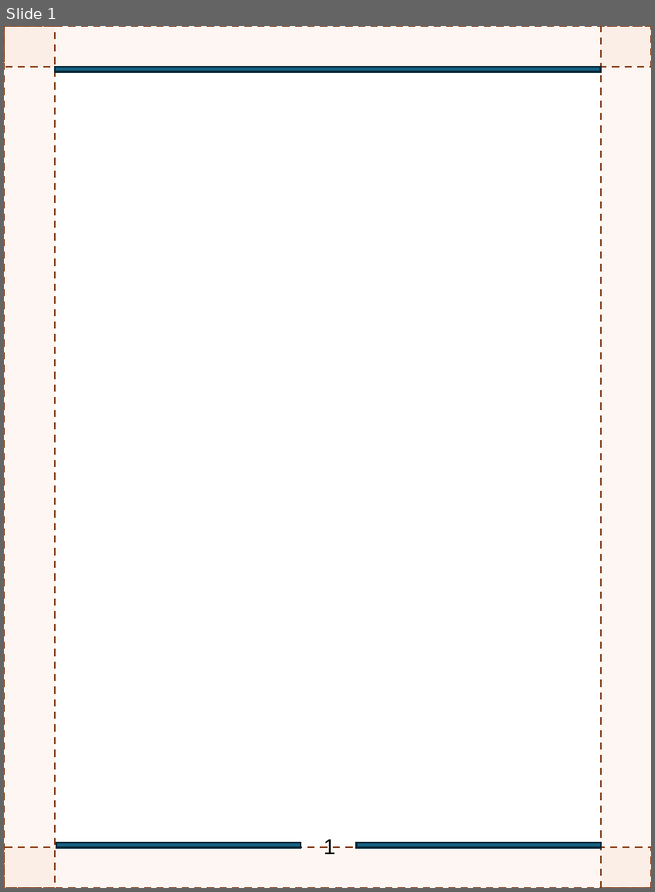
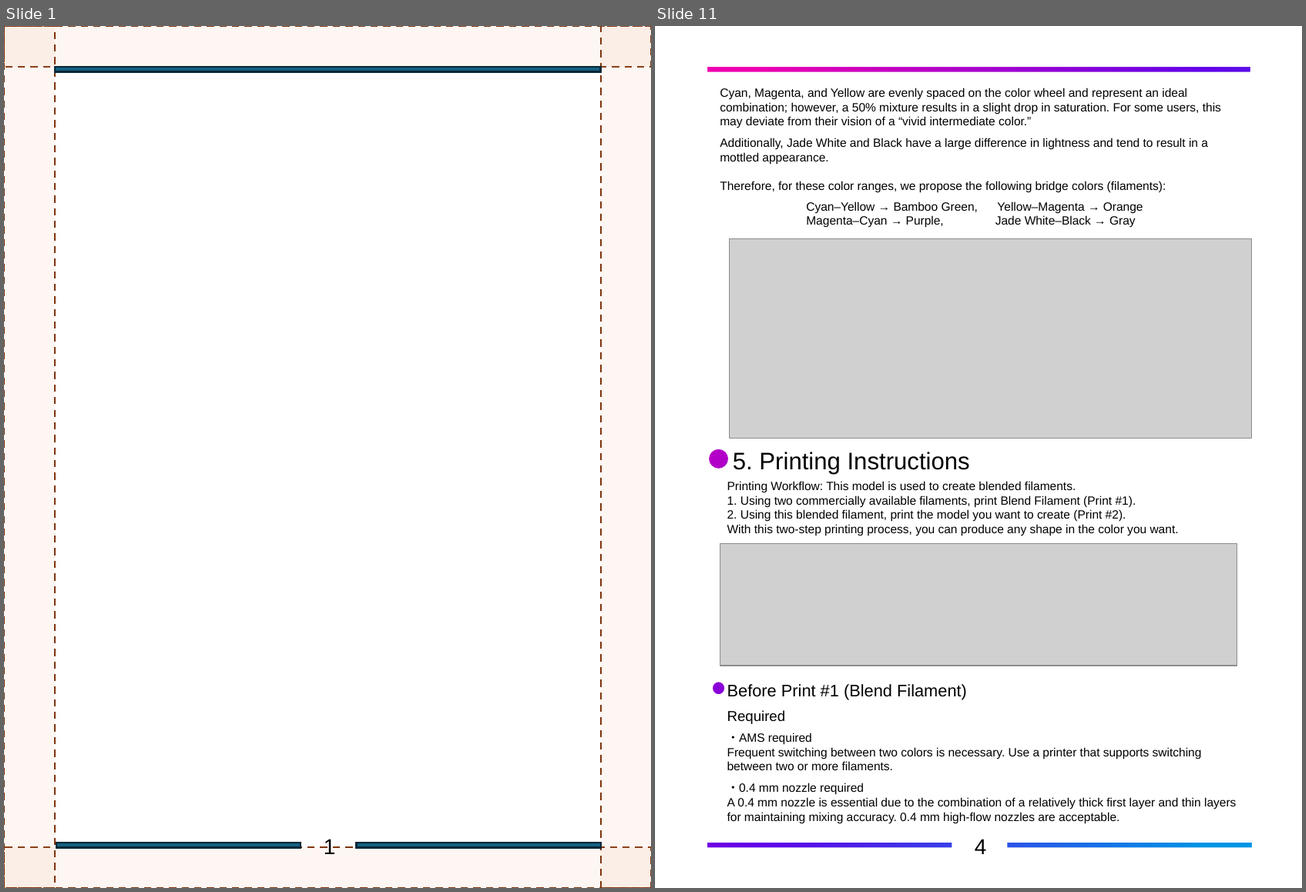
Before and after one commit to FlexChromaHQ/FlexChroma, a slide deck: Documents/Original/FlexChroma_Blend_Filament_EN.pptx. Shown side by side, each under a label of ours: slide 1 before the commit, slides 1 and 11 after it; the slides between them are not shown. The pictures are 655x892 and 1306x892 pixels, drawn with LibreOffice and Linux fonts; fonts in the diff are those of the drawing; grey boxes stand for pictures. Boxes give left, top, right and bottom in pixels: in the first picture for what was removed or moved away, otherwise in the second. Text is boxed around its words. In the diff, an @@ line names an element or a change of style, - is before the commit and + after.

Commit message:
Update Blend fialment guide En

```diff
--- a/Documents/Original/FlexChroma_Blend_Filament_EN.pptx
+++ b/Documents/Original/FlexChroma_Blend_Filament_EN.pptx
@@ slide 11 added at (x1=655, y1=26, x2=1302, y2=888), background #FFFFFF @@
@@ freeform shape added at (x1=657, y1=27, x2=1302, y2=888), fill #FFFFFF @@
@@ rectangle added at (x1=660, y1=31, x2=1301, y2=884), fill gradient #EE00B0 to #6200E8 to #0095E5 @@
@@ text added at (x1=720, y1=88, x2=1221, y2=228), 10 pt, text #000000 @@
+Cyan, Magenta, and Yellow are evenly spaced on the color wheel and represent an ideal combination; however, a 50% mixture results in a slight drop in saturation. For some users, this may deviate from their vision of a “vivid intermediate color.”
+Additionally, Jade White and Black have a large difference in lightness and tend to result in a mottled appearance.
+Therefore, for these color ranges, we propose the following bridge colors (filaments):
+Cyan‒Yellow → Bamboo Green, Yellow‒Magenta → Orange
+Magenta‒Cyan → Purple, Jade White‒Black → Gray
@@ picture added at (x1=729, y1=239, x2=1252, y2=438) @@
@@ text added at (x1=733, y1=452, x2=970, y2=474), 20 pt, text #000000 @@
+5. Printing Instructions
@@ text added at (x1=727, y1=481, x2=1179, y2=537), 10 pt, text #000000 @@
+Printing Workflow: This model is used to create blended filaments.
+1. Using two commercially available filaments, print Blend Filament (Print #1).
+2. Using this blended filament, print the model you want to create (Print #2).
+With this two-step printing process, you can produce any shape in the color you want.
@@ picture added at (x1=720, y1=543, x2=1236, y2=666) @@
@@ text added at (x1=727, y1=684, x2=1236, y2=824), 10 pt, text #000000 @@
+Before Print #1 (Blend Filament)
+Required
+・AMS required
+Frequent switching between two colors is necessary. Use a printer that supports switching between two or more filaments.
+・0.4 mm nozzle required
+A 0.4 mm nozzle is essential due to the combination of a relatively thick first layer and thin layers for maintaining mixing accuracy. 0.4 mm high-flow nozzles are acceptable.
@@ text added at (x1=975, y1=839, x2=987, y2=855), 18 pt, text #000000 @@
+4
```
Also in this commit, not shown: 5 slides changed, 6 other slides added, 7 slides removed, 3 other files.
